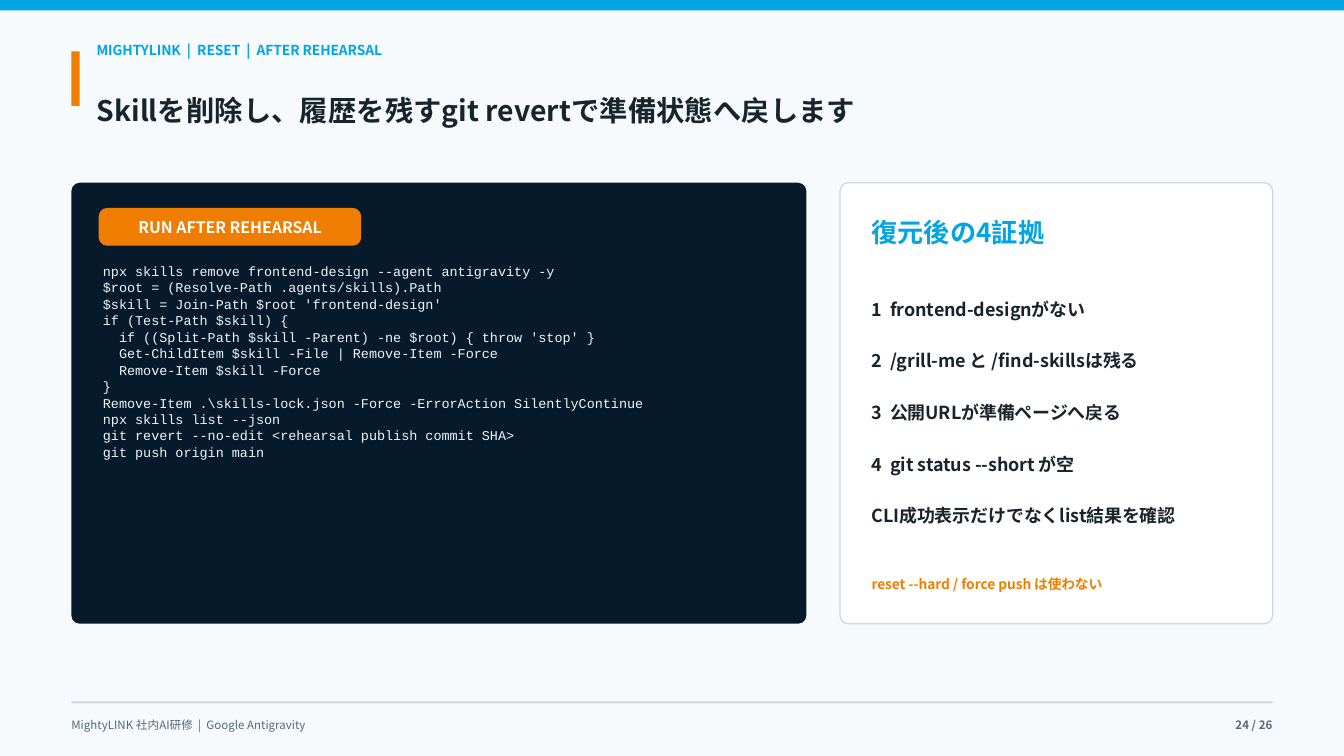
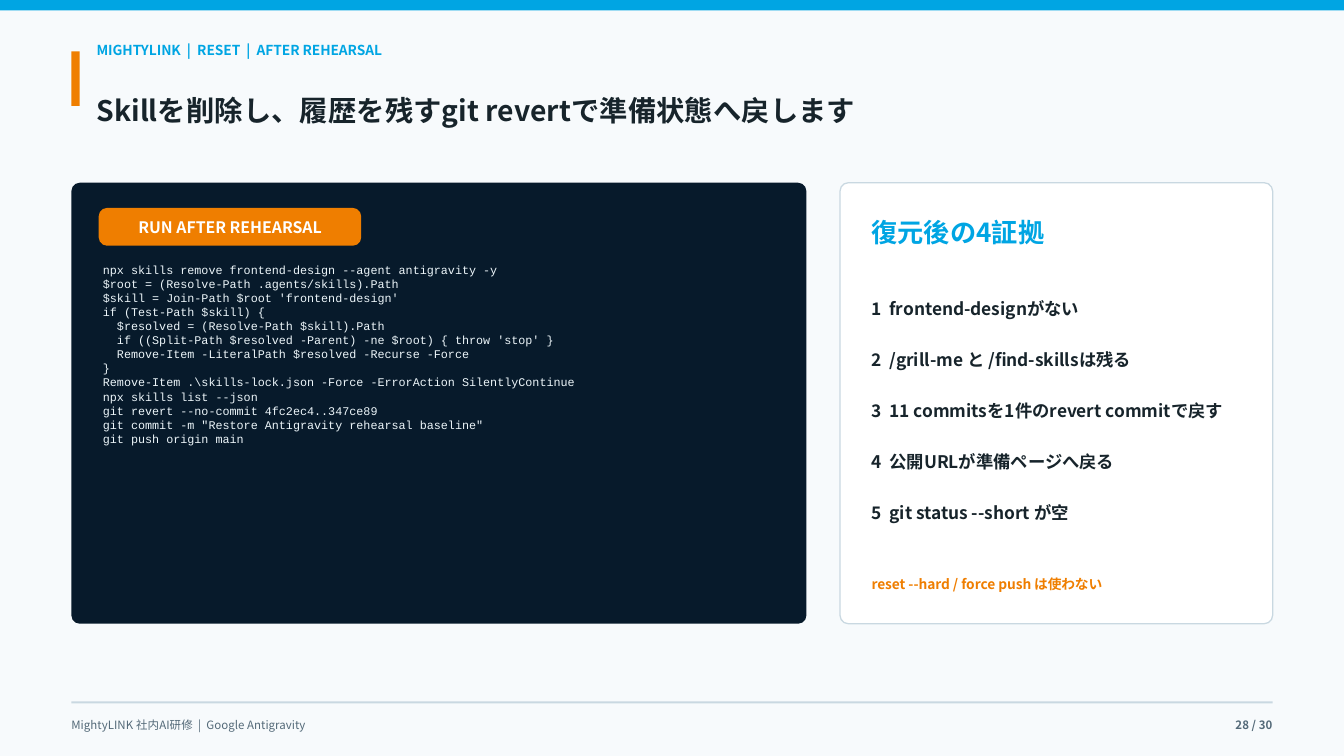
Before and after one commit to kanta13jp1/mighty-link-ai-connect, a slide deck: slide 28 of exports/knowledge_flow/mighty_skill_bridge_antigravity_user_guide_2026.pptx (slide 24 before the commit). Drawn at 1344x756 pixels with LibreOffice and Linux fonts; fonts in the diff are those of the drawing. Boxes give left, top, right and bottom in pixels: in the first picture for what was removed or moved away, otherwise in the second. Text is boxed around its words. In the diff, an @@ line names an element or a change of style, - is before the commit and + after.

Commit message:
feat: integrate Antigravity rehearsal into demo deck

```diff
--- a/exports/knowledge_flow/mighty_skill_bridge_antigravity_user_guide_2026.pptx
+++ b/exports/knowledge_flow/mighty_skill_bridge_antigravity_user_guide_2026.pptx
@@ text at box(103, 265, 575, 446): size 9.6 to 8.4 pt in "npx skills remove frontend-design --agent antigravity -y", "$root = (Resolve-Path .agents/skills).Path", "$skill = Join-Path $root 'frontend-design'", "if (Test-Path $skill) {" and 4 more places; line spacing 1.02 to 1 @@
@@ text at box(117, 322, 539, 359): text changed; size 9.6 to 8.4 pt @@
-if ((Split-Path $skill -Parent) -ne $root) { throw 'stop' }
-Get-ChildItem $skill -File | Remove-Item -Force
-Remove-Item $skill -Force
+$resolved = (Resolve-Path $skill).Path
+if ((Split-Path $resolved -Parent) -ne $root) { throw 'stop' }
+Remove-Item -LiteralPath $resolved -Recurse -Force
@@ text at box(872, 300, 1131, 371): size 12.8 to 12.4 pt in "1 frontend-designがない", "2 /grill-me と /find-skillsは残る" @@
@@ text at box(103, 406, 483, 432): text changed; size 9.6 to 8.4 pt @@
-git revert --no-edit <rehearsal publish commit SHA>
+git revert --no-commit 4fc2ec4..347ce89
+git commit -m "Restore Antigravity rehearsal baseline"
@@ text at box(872, 402, 1223, 524): text changed; size 12.8 to 12.4 pt @@
-3 公開URLが準備ページへ戻る
-4 git status --short が空
-CLI成功表示だけでなくlist結果を確認
+3 11 commitsを1件のrevert commitで戻す
+4 公開URLが準備ページへ戻る
+5 git status --short が空
@@ text at box(1235, 720, 1273, 729): text changed @@
-24 / 26
+28 / 30
```
Also in this commit, not shown: 24 other slides changed, 5 slides added, 1 slide removed, 13 other files.
